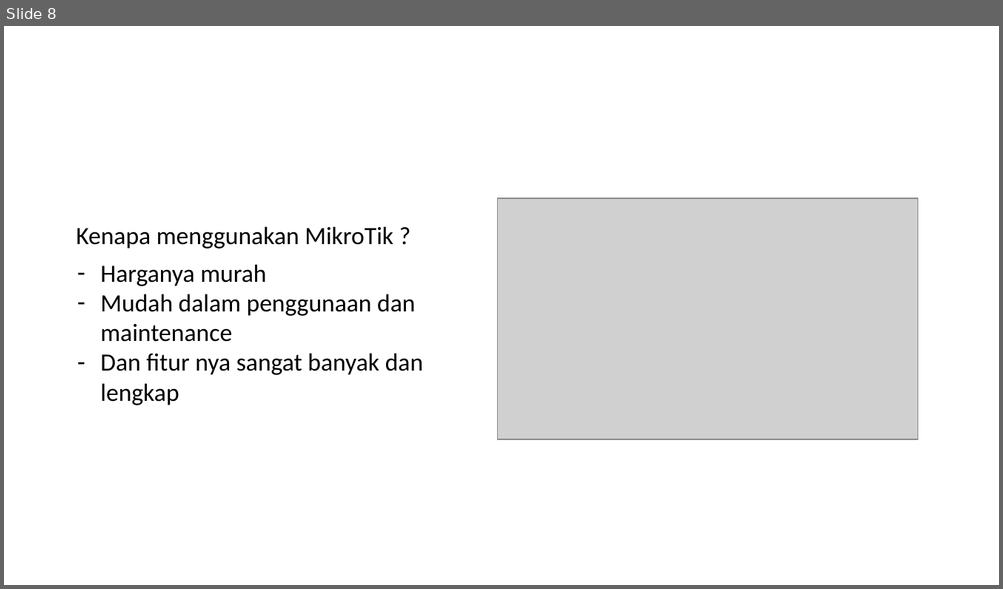
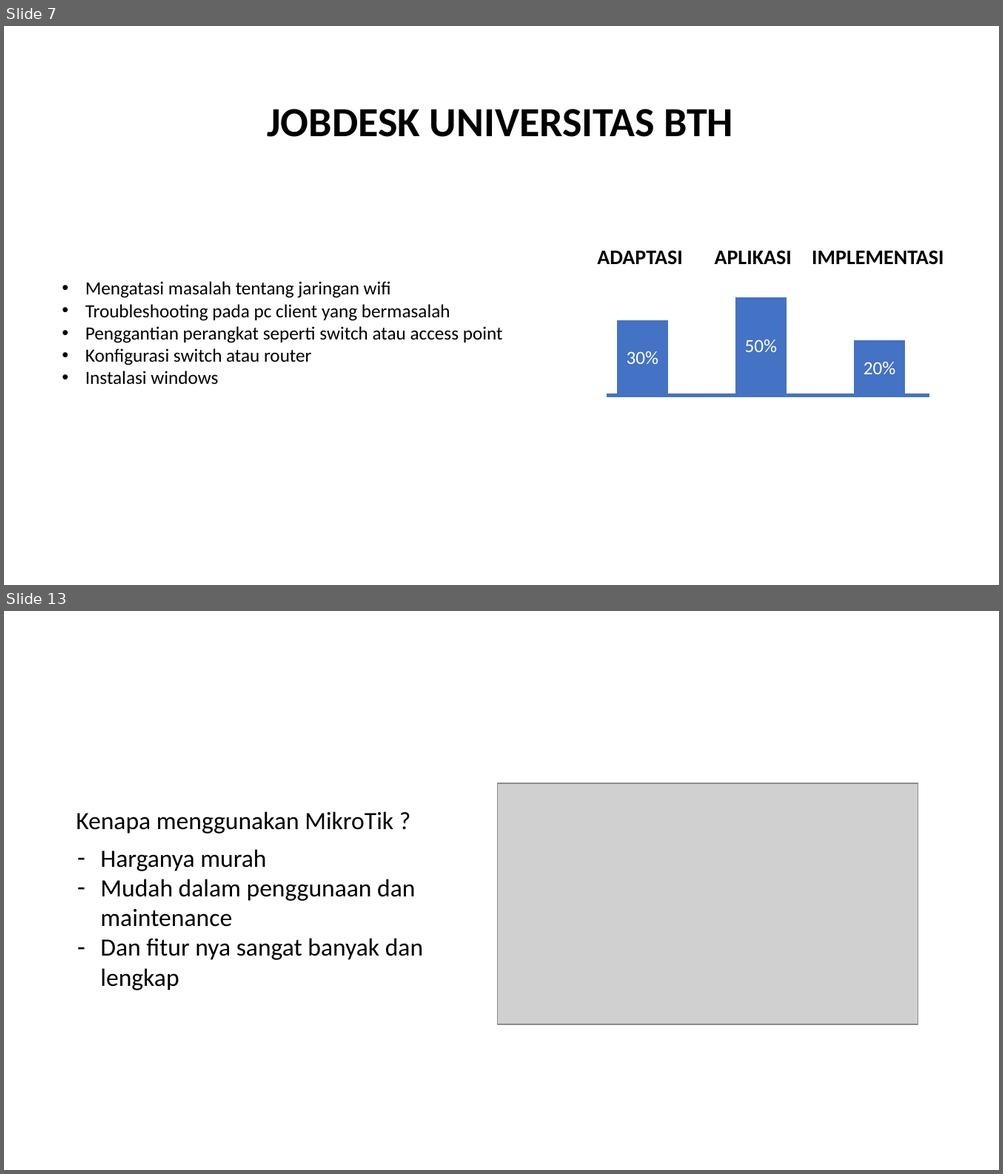
Before and after one commit to wisnushaputra/private-repo, a slide deck: Wisnu.pptx. Shown one above the other, each under a label of ours: slide 8 before the commit, slides 7 and 13 after it; the slides between them are not shown. The pictures are 1003x589 and 1003x1174 pixels, drawn with LibreOffice and Linux fonts; fonts in the diff are those of the drawing; grey boxes stand for pictures. Boxes give left, top, right and bottom in pixels: in the first picture for what was removed or moved away, otherwise in the second. Text is boxed around its words. In the diff, an @@ line names an element or a change of style, - is before the commit and + after.

```diff
--- a/Wisnu.pptx
+++ b/Wisnu.pptx
@@ slide 7 added at bbox=[4, 26, 999, 585], background #FFFFFF @@
@@ text added at bbox=[267, 109, 733, 137], 40 pt, text #000000, bold @@
+JOBDESK UNIVERSITAS BTH
@@ text added at bbox=[597, 250, 682, 265], 20 pt, text #000000, bold @@
+ADAPTASI
@@ text added at bbox=[714, 250, 791, 265], 20 pt, text #000000, bold @@
+APLIKASI
@@ text added at bbox=[811, 250, 943, 264], 20 pt, text #000000, bold @@
+IMPLEMENTASI
@@ text added at bbox=[85, 281, 503, 385], 18 pt, text #000000 @@
+• Mengatasi masalah tentang jaringan wifi
+• Troubleshooting pada pc client yang bermasalah
+• Penggantian perangkat seperti switch atau access point
+• Konfigurasi switch atau router
+• Instalasi windows
@@ rectangle added at bbox=[735, 298, 787, 394], fill #4472C4, 18 pt, text #FFFFFF @@
+50%
@@ rectangle added at bbox=[617, 321, 668, 394], fill #4472C4, 18 pt, text #FFFFFF @@
+30%
@@ rectangle added at bbox=[854, 340, 905, 394], fill #4472C4, 18 pt, text #FFFFFF @@
+20%
@@ rectangle added at bbox=[607, 394, 929, 397], fill #4472C4 @@
@@ what was slide 8 is now slide 13 @@
```
Also in this commit, not shown: 5 slides changed, 8 other slides added, 2 slides removed, 1 other file.
